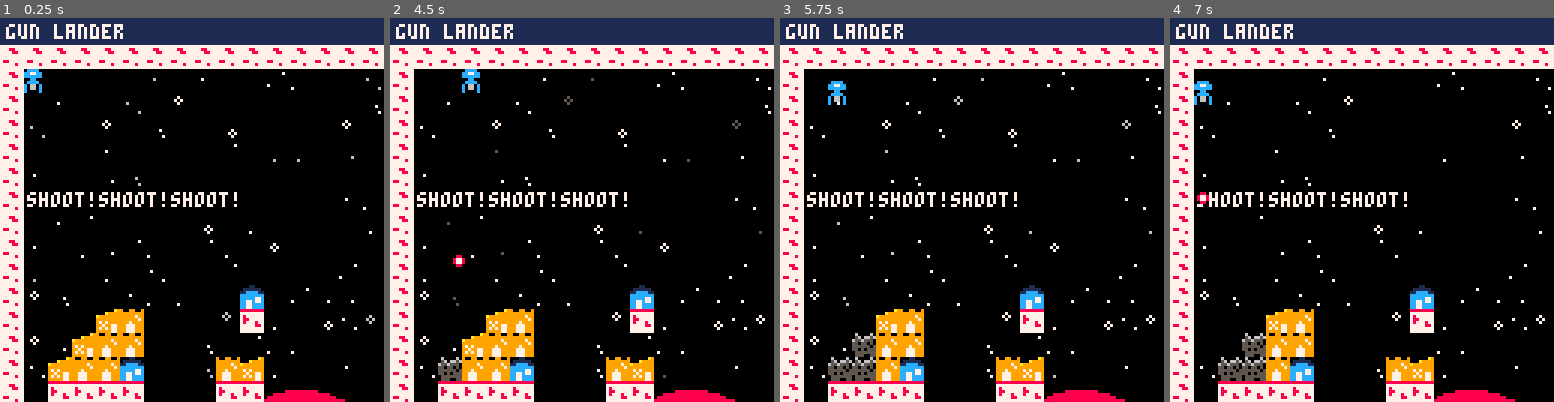
Above: before the commit, frames 1-4 (left to right).
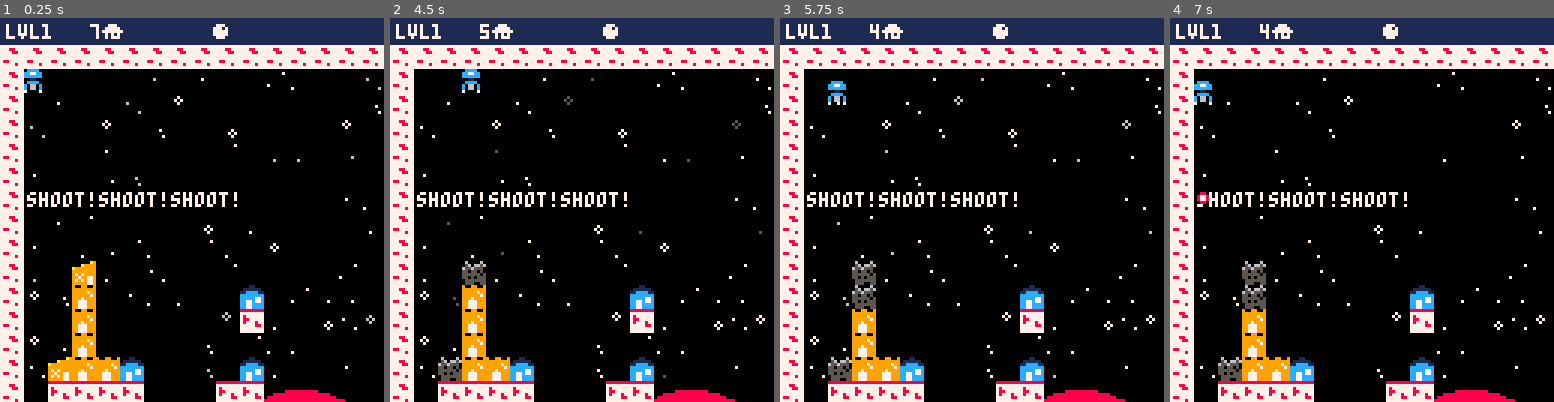
Above: after the commit, the same moments.

Repository: uvehj/Gun-Lander
Game: PICO-8 cartridge gunlander.p8
Same seed, same stepped clock (60 frames per second), same inputs: the game is played once before the commit and once after it.
Inputs:
- Up to frame 1 (0.25 s): no input
- Up to frame 2 (4.5 s): tap O (Z key) at 0.33, 0.7, 1.43, 2.22, 3.1, 3.98 s; tap X (X key) at 1.07, 2.07, 2.4, 2.73, 3.07, 3.4, 3.73, 4.07, 4.4 s; hold Left 1.97-2.37 s; hold Down 2.42-2.82 s; hold Right 2.87-3.53 s; hold Up 3.58-4.08 s; hold Right from 4.13 s (still down)
- Up to frame 3 (5.75 s): release Right at 4.53 s; hold Down 4.58-5.08 s; tap X (X key) every 0.33 s from 4.73 to 5.73 s; tap O (Z key) at 4.87 s; hold Left from 5.13 s (still down)
- Up to frame 4 (7 s): tap O (Z key) at 5.75, 6.63 s; release Left at 5.8 s; hold Up 5.85-6.18 s; tap X (X key) at 6.07, 6.4, 6.73 s; hold Left 6.23-6.63 s; hold Down from 6.68 s (still down)

The runs differ from the first frame. In frame 1, 4.0% of the frame differs, in the area x 1-69%, y 1-95%; in frame 2, 4.0%; in frame 3, 4.4%; in frame 4, 4.4%.

Commit message:
Completed enemy buildings
Finished functions regarding enemy buildings
-Create list of enemy buildings, with position and sprite used
-Restoration of the enemy list when the level is ended
-Counter of remaining enemy buildings

Diff:
--- a/gunlander.p8
+++ b/gunlander.p8
@@ -49,8 +49,23 @@
 function create_enemy_list()
     level.enemylist = {}
     level.numenemy = 0
+    local x = level.startx
+    while x <= level.endx do
+        local y = level.starty
+        while y <= level.endy do
+            if fget(mget(x,y),2) then
+                add(level.enemylist,{x,y,mget(x,y)})
+                level.numenemy += 1
+            end
+            y += 1
+        end
+        x += 1
+    end
 end
 function restore_enemies()
+    for tile in all(level.enemylist) do
+        mset(tile[1],tile[2],tile[3])
+    end
 end
 function init_background()
     background = {}
@@ -141,7 +156,13 @@
 end
 function draw_header()
     rectfill(0,0,8*16,8,1)
-    print("gun lander",2,2,7)
+    print("lvl",2,2,7)
+    print(level.number,14,2,7)
+    if #level.enemylist > 0 then
+        print(level.numenemy,30,2,7)
+        print("\138",30+(#tostr(level.numenemy)*4),2,7)
+        print("\134",70,2,7)
+    end
 end
 function _draw()
     cls()
@@ -178,6 +199,7 @@
         ship.crashed = 1
         level.fail = max(level.fail, 1)
         if (btnp(5)) then
+            restore_enemies()
             load_level(level.number,true)
         end
     end
@@ -354,8 +376,6 @@
     if restart == false then
         init_background()
         create_enemy_list()
-    else
-        restore_enemies()
     end
 end
 
@@ -363,11 +383,11 @@
 0cccc00008800000c000000c777777778888888806000060877777777777777800000000cccccccc00011000000000a990099009000000000000000000000000
 cc77cc00877800000c0000c0777887777777777705606656888777777777787808000880c66c66c601111110000a999999999999000000000000000000000000
 cccccc00877800000cc00cc07777887778777777655655508778777777778778008088006c66c66c11cccc11a999999999999799000000000000000000000000
-00cc0000088000000cccccc07777777778877777550550508777767777777778000880007c77c77ccccccccc9999999999999979000000000000000000000000
+00110000088000000cccccc07777777778877777550550508777767777777778000880007c77c77ccccccccc9999999999999979000000000000000000000000
 0cccc00000000000ccc77ccc77777777787778775555550587777777777777780088800077877777ccccc77c9797999999979999000000000000000000000000
 c0660c0000000000c0cccc0c78877777777778875505055587777877788877780080880077877787cc77c77c9979977999777999000000000000000000000000
 c0660c0000000000c001100c77777877777777770555555587788777777787780800000077787777cc77cccc9797977999777999000000000000000000000000
-c0000c0000000000c066660c77777777777777770555005587777777777777780000000077777777cc77cccc9999977999777999000000000000000000000000
+7000070000000000c066660c77777777777777770555005587777777777777780000000077777777cc77cccc9999977999777999000000000000000000000000
 00000000000000000000000000000000000000000000000000000000000000000000000000000000000000000000000000000000000000000000000000000000
 00000000000000000000000000000070000000000000007000000000000000000000000000070000000000000000000000000000000000000000000000000000
 00000000000000000007000000000000000000000000000000000000000000000000000000707000000000000000000000000000000000000000000000000000
@@ -442,11 +462,11 @@
 0003000000000000000000000000000000000000000000000300000000000000000000000000000000000000000000000000000000000000000000000000000000000000000000000000000000000000000000000000000000000000000000000000000000000000000000000000000000000000000000000000000000000000
 0003000000000000000000000000000000000000000000000300000000000000000000000000000000000000000000000000000000000000000000000000000000000000000000000000000000000000000000000000000000000000000000000000000000000000000000000000000000000000000000000000000000000000
 0003000000000000000000000000000000000000000000000300000000000000000000000000000000000000000000000000000000000000000000000000000000000000000000000000000000000000000000000000000000000000000000000000000000000000000000000000000000000000000000000000000000000000
-0003000000000000000000000000000000000000000000000300000000000000000000000000000000000000000000000000000000000000000000000000000000000000000000000000000000000000000000000000000000000000000000000000000000000000000000000000000000000000000000000000000000000000
-00030000000000000000000a0000000000000000000000000300000000000000000000000000000000000000000000000000000000000000000000000000000000000000000000000000000000000000000000000000000000000000000000000000000000000000000000000000000000000000000000000000000000000000
-00030000000b0c00000000040000000000000000000000000300000000000000000000000000000000000000000000000000000000000000000000000000000000000000000000000000000000000000000000000000000000000000000000000000000000000000000000000000000000000000000000000000000000000000
-000300000b0c0c00000000000000000000000000000000000300000000000000000000000000000000000000000000000000000000000000000000000000000000000000000000000000000000000000000000000000000000000000000000000000000000000000000000000000000000000000000000000000000000000000
-0003000b0c0c0a0000000c0b0000000000000000000000000300000000000000000000000000000000000000000000000000000000000000000000000000000000000000000000000000000000000000000000000000000000000000000000000000000000000000000000000000000000000000000000000000000000000000
+000300000b000000000000000000000000000000000000000300000000000000000000000000000000000000000000000000000000000000000000000000000000000000000000000000000000000000000000000000000000000000000000000000000000000000000000000000000000000000000000000000000000000000
+000300000c0000000000000a0000000000000000000000000300000000000000000000000000000000000000000000000000000000000000000000000000000000000000000000000000000000000000000000000000000000000000000000000000000000000000000000000000000000000000000000000000000000000000
+000300000c000000000000040000000000000000000000000300000000000000000000000000000000000000000000000000000000000000000000000000000000000000000000000000000000000000000000000000000000000000000000000000000000000000000000000000000000000000000000000000000000000000
+000300000c000000000000000000000000000000000000000300000000000000000000000000000000000000000000000000000000000000000000000000000000000000000000000000000000000000000000000000000000000000000000000000000000000000000000000000000000000000000000000000000000000000
+0003000b0c0c0a000000000a0000000000000000000000000300000000000000000000000000000000000000000000000000000000000000000000000000000000000000000000000000000000000000000000000000000000000000000000000000000000000000000000000000000000000000000000000000000000000000
 0003000404040400000004040000000000000000000000000300000000000000000000000000000000000000000000000000000000000000000000000000000000000000000000000000000000000000000000000000000000000000000000000000000000000000000000000000000000000000000000000000000000000000
 0003000000000000000000000000000000000000000000000300000000000000000000000000000000000000000000000000000000000000000000000000000000000000000000000000000000000000000000000000000000000000000000000000000000000000000000000000000000000000000000000000000000000000
 0003000000000000000000000000000000000000000000000300000000000000000000000000000000000000000000000000000000000000000000000000000000000000000000000000000000000000000000000000000000000000000000000000000000000000000000000000000000000000000000000000000000000000
